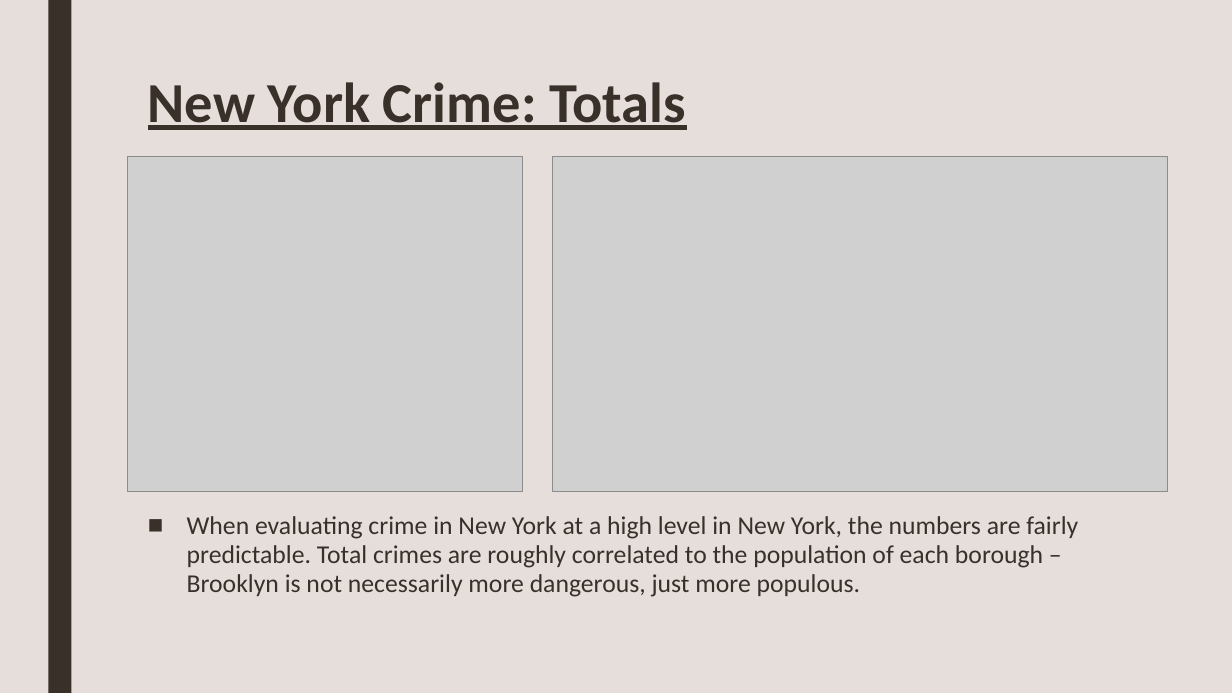
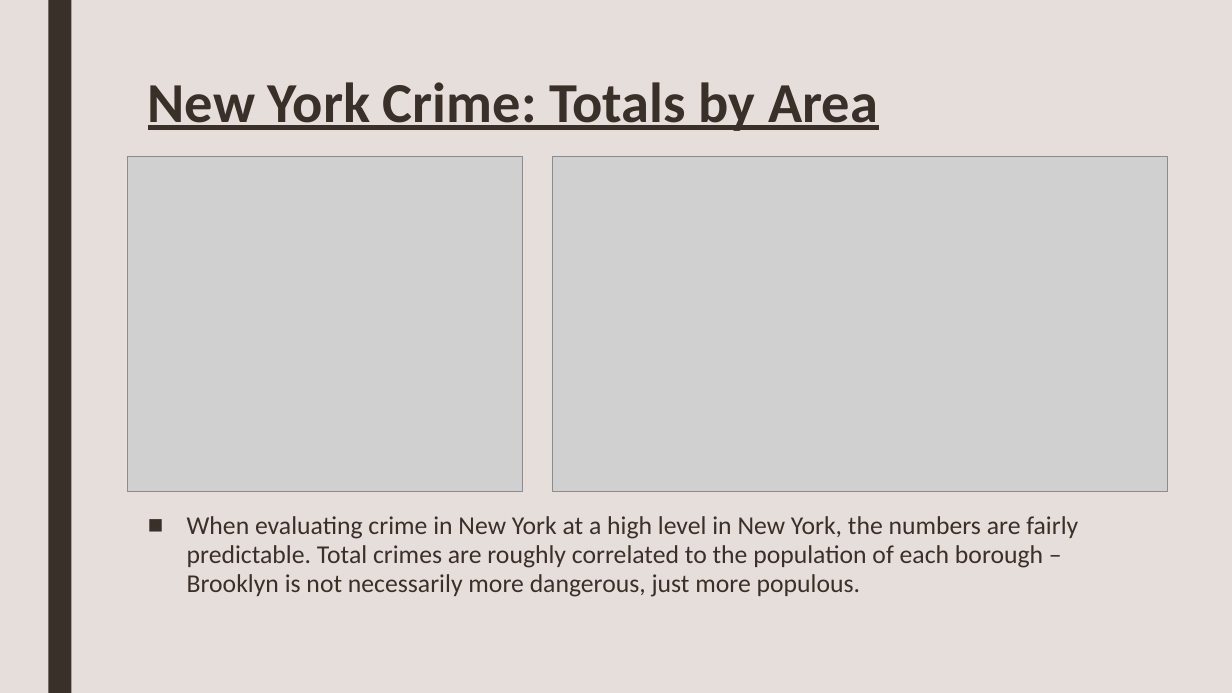
Before and after one commit to tcbrekke/boot-camp-project-1, a slide deck: slide 9 of Project 1 Presentation - 1745/Crime Analysis 1745.pptx (slide 8 before the commit). Drawn at 1232x693 pixels with LibreOffice and Linux fonts; fonts in the diff are those of the drawing; grey boxes stand for pictures. Boxes give left, top, right and bottom in pixels: in the first picture for what was removed or moved away, otherwise in the second. Text is boxed around its words. In the diff, an @@ line names an element or a change of style, - is before the commit and + after.

Commit message:
Update presentation

```diff
--- a/Project 1 Presentation - 1745/Crime Analysis 1745.pptx
+++ b/Project 1 Presentation - 1745/Crime Analysis 1745.pptx
@@ title at [148,82,878,131]: text changed @@
-New York Crime: Totals
+New York Crime: Totals by Area
```
Also in this commit, not shown: 2 slides added, 2 slides removed.
